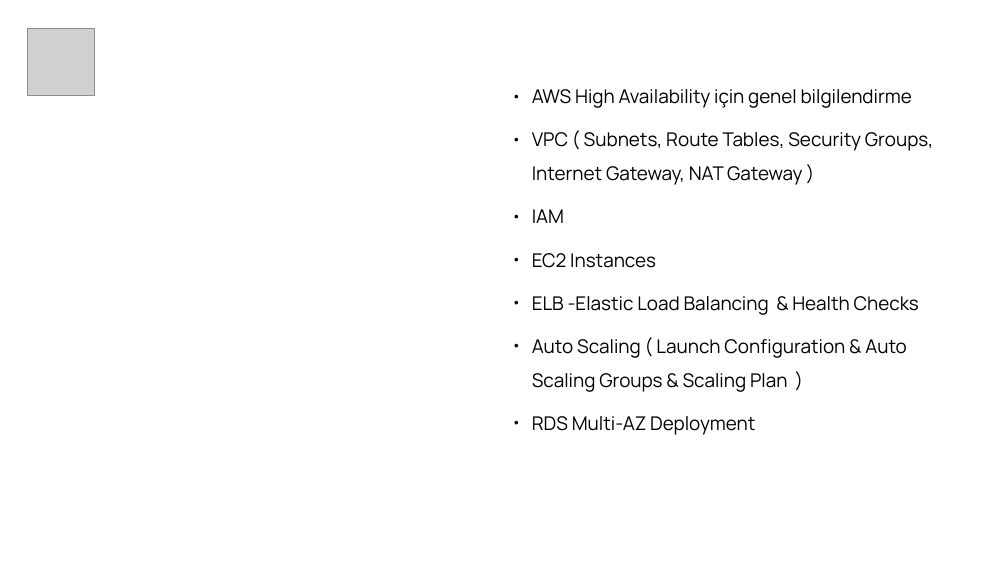
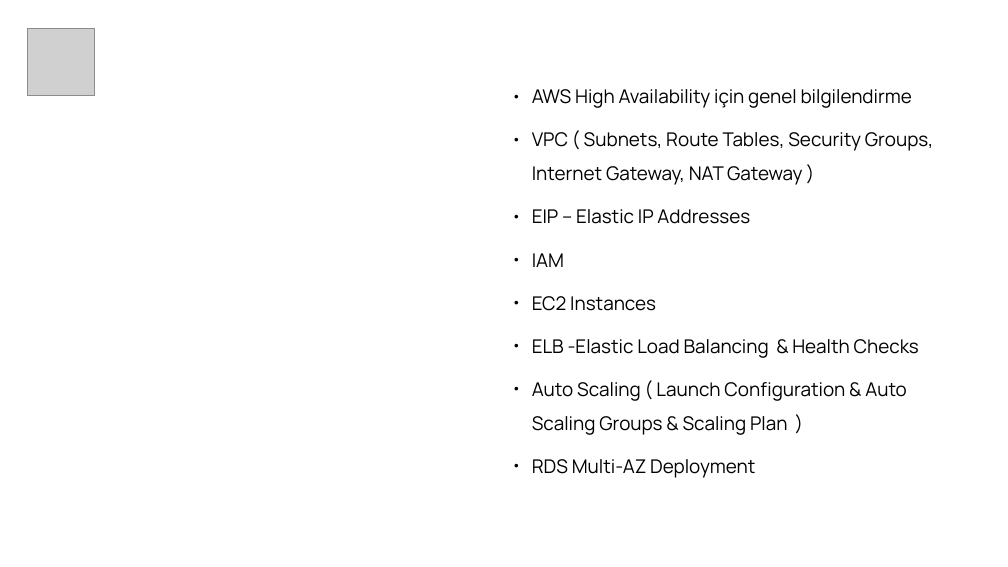
Before and after one commit to naimalpermuhacir/aws-webinar-presentation, a slide deck: slide 3 of creating-a-high-available-environment/01_creating-a-high-available-environment.odp. Drawn at 1008x567 pixels with LibreOffice and Linux fonts; fonts in the diff are those of the drawing; grey boxes stand for pictures; background and template pictures are left out. Boxes give left, top, right and bottom in pixels: in the first picture for what was removed or moved away, otherwise in the second. Text is boxed around its words. In the diff, an @@ line names an element or a change of style, - is before the commit and + after.

```diff
--- a/creating-a-high-available-environment/01_creating-a-high-available-environment.odp
+++ b/creating-a-high-available-environment/01_creating-a-high-available-environment.odp
@@ text at [532, 209, 750, 224]: paragraph added @@
+● EIP – Elastic IP Addresses
```
Also in this commit, not shown: 1 slide added, 1 other file.
